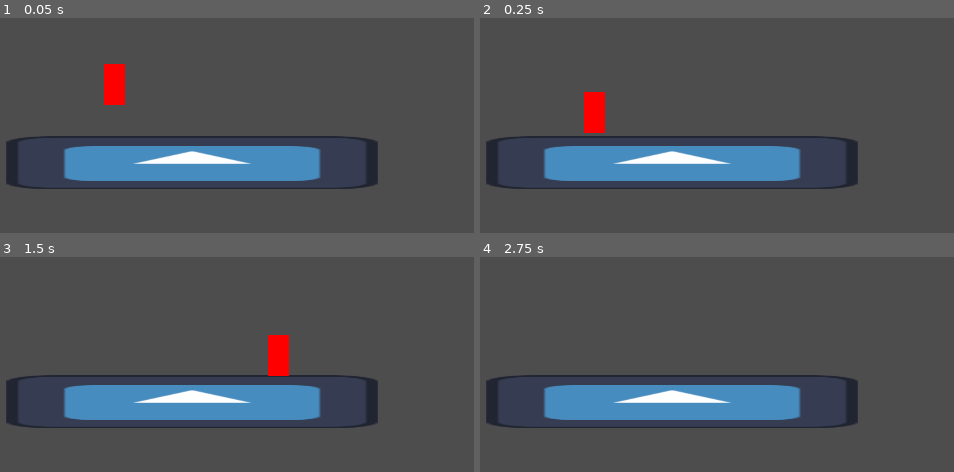
Above: before the commit, frames 1-4 (two rows, left to right).
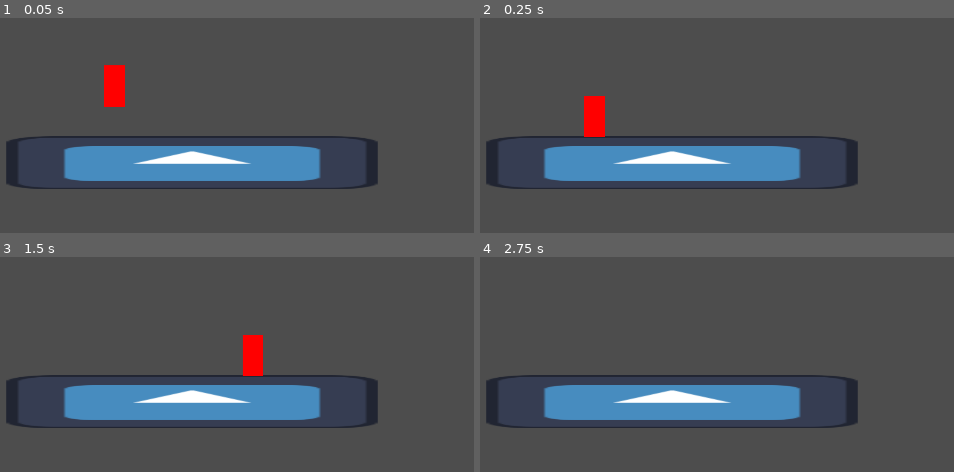
Above: after the commit, the same moments.

Repository: SkyanSam/steampunkludumdare56
Game: Godot game, scene res://Game.tscn
Two runs of this game, one before a commit and one after it. Both use one fixed random seed, a clock stepped at 60 frames per second and the inputs below. The project has no main scene, so this scene is started directly. The engine's default icon, where the game draws it, is replaced by a stand-in: a white triangle on a blue panel in a dark square. Sound files missing from this copy of the repository are replaced by a short silence.
Inputs:
- Up to frame 1 (0.05 s): no input
- Up to frame 2 (0.25 s): no input
- Up to frame 3 (1.5 s): tap Enter at 0.5 s; hold Right (ui_right) from 0.53 s (still down); tap Down (groundpound, bound only after the commit) at 0.6 s; tap Up (ui_up) at 0.77 s; tap K (rhythm) at 1.35 s
- Up to frame 4 (2.75 s): tap Up (ui_up) at 1.52 s; tap Down (groundpound, bound only after the commit) at 1.55, 2.1 s; release Right (ui_right) at 2.03 s; hold Left (ui_left) from 2.03 s (still down)

The runs differ from the first frame. In frame 1, less than 0.1% of the frame differs, in the area x 21-27%, y 21-42%; in frame 2, 0.2%; in frame 3, 1.6%, in the area x 51-61%, y 36-56%; in frame 4, nothing differs.

Commit message:
groundpound character movement

Diff:
--- a/Player.gd
+++ b/Player.gd
@@ -1,11 +1,19 @@
 extends CharacterBody2D
+
+# LOOK AT JONAS TYROLLER CHARACTER MOVEMENT TUTORIAL
+# SEE IF YOU CAN MAKE MORE IMPROVEMENTS!!! YEAH!!!
+
+# ALSO ENEMIES BY DEFAULT SHOULD HAVE SLIGHT KNOCKBACK
+# MAKE A DUMMY ENEMY TO TEST FEELING OF COMBAT!!
 
 @export var speed: int = 1200
 @export var accel: int = 1000;
 @export var decel: int = 2000;
 @export var jump_speed: int = -3000
+@export var ground_pound_speed: int = 5000
 @export var gravity: int = 4000
 @export var falling_gravity: int = 6000;
+var is_ground_pound = false
 #later apply a timer so that if the character is slightly off the ledge, they can still jump
 
 var vel = Vector2.ZERO
@@ -33,8 +41,18 @@
 
 	if (vel.y > 0):
 		vel.y += gravity * delta
-	else:
+	elif (not is_on_floor()):
 		vel.y += falling_gravity * delta
+
+	if (Input.is_action_just_pressed("groundpound") and (not is_on_floor())):
+		is_ground_pound = true
+
+	if (is_ground_pound):
+		if (is_on_floor()):
+			is_ground_pound = false
+			vel.y = 0
+		else:
+			vel.y = ground_pound_speed
 
 	set_velocity(vel)
 	set_up_direction(Vector2.UP)
--- a/Player.tscn
+++ b/Player.tscn
@@ -8,10 +8,12 @@
 
 [node name="CharacterBody2D" type="CharacterBody2D"]
 script = ExtResource("2")
-speed = 600
-jump_speed = -1500
-gravity = 2000
-falling_gravity = 3000
+speed = 1000
+accel = 726
+decel = 1482
+jump_speed = -2540
+gravity = 3600
+falling_gravity = 5000
 
 [node name="Sprite2D" type="Sprite2D" parent="."]
 scale = Vector2(0.5, 0.5)
--- a/project.godot
+++ b/project.godot
@@ -30,3 +30,8 @@
 "events": [Object(InputEventKey,"resource_local_to_scene":false,"resource_name":"","device":-1,"window_id":0,"alt_press …(192 unchanged characters)…
 ]
 }
+groundpound={
+"deadzone": 0.5,
+"events": [Object(InputEventKey,"resource_local_to_scene":false,"resource_name":"","device":-1,"window_id":0,"alt_pressed":false,"shift_pressed":false,"ctrl_pressed":false,"meta_pressed":false,"pressed":false,"keycode":0,"physical_keycode":4194322,"key_label":0,"unicode":0,"location":0,"echo":false,"script":null)
+]
+}
